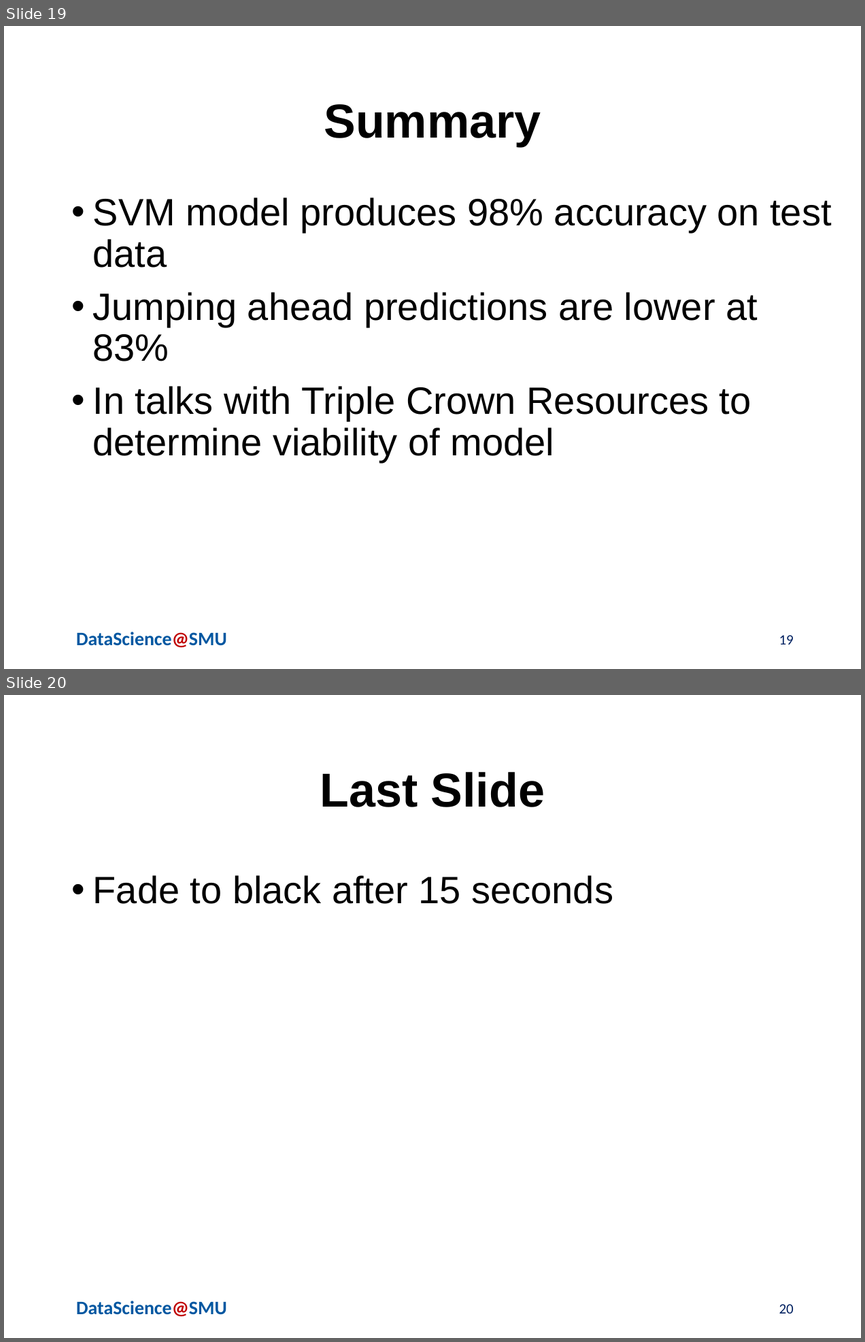
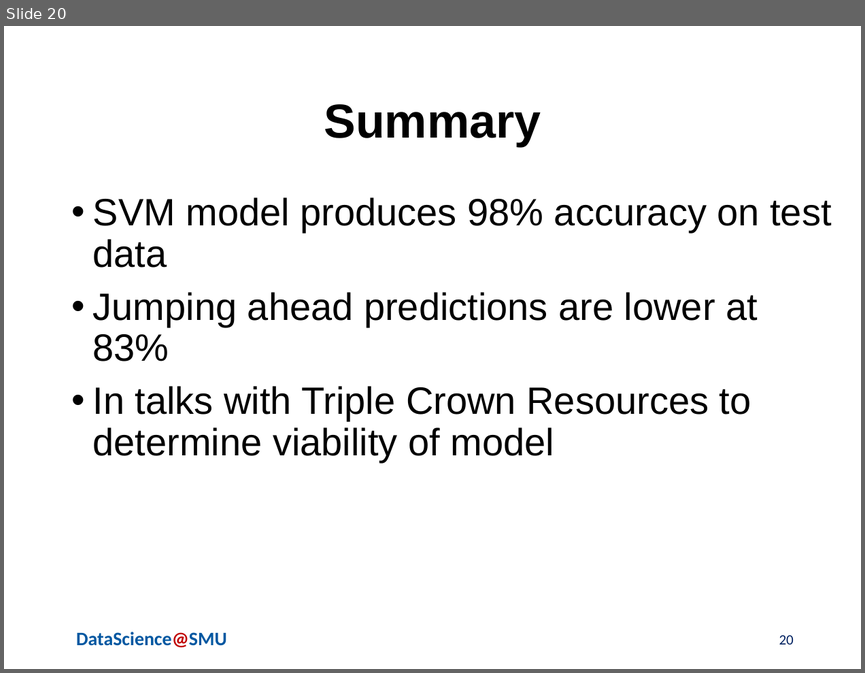
Before and after one commit to jvasquezDC/CapstoneA, a slide deck: LightningPresentation/Serna_Vasquez_Lightning_v1.pptx. Shown one above the other, each under a label of ours: slides 19 and 20 before the commit, slide 20 after it. The pictures are 865x1342 and 865x673 pixels, drawn with LibreOffice and Linux fonts; fonts in the diff are those of the drawing; background and template pictures are left out. Boxes give left, top, right and bottom in pixels: in the first picture for what was removed or moved away, otherwise in the second. Text is boxed around its words. In the diff, an @@ line names an element or a change of style, - is before the commit and + after.

```diff
--- a/LightningPresentation/Serna_Vasquez_Lightning_v1.pptx
+++ b/LightningPresentation/Serna_Vasquez_Lightning_v1.pptx
@@ slide 20 removed at bbox=[4, 695, 861, 1338], background #FFFFFF; not listed: 1 template element that a slide beside it also shows @@
@@ title removed at bbox=[320, 772, 545, 807] @@
-Last Slide
@@ text removed at bbox=[93, 875, 614, 904] @@
-• Fade to black after 15 seconds
@@ page number removed at bbox=[779, 1304, 793, 1313] @@
-20
@@ what was slide 19 is now slide 20 @@
@@ page number at bbox=[779, 635, 793, 644]: text changed @@
-19
+20
```
Also in this commit, not shown: 3 slides changed, 2 slides added.
